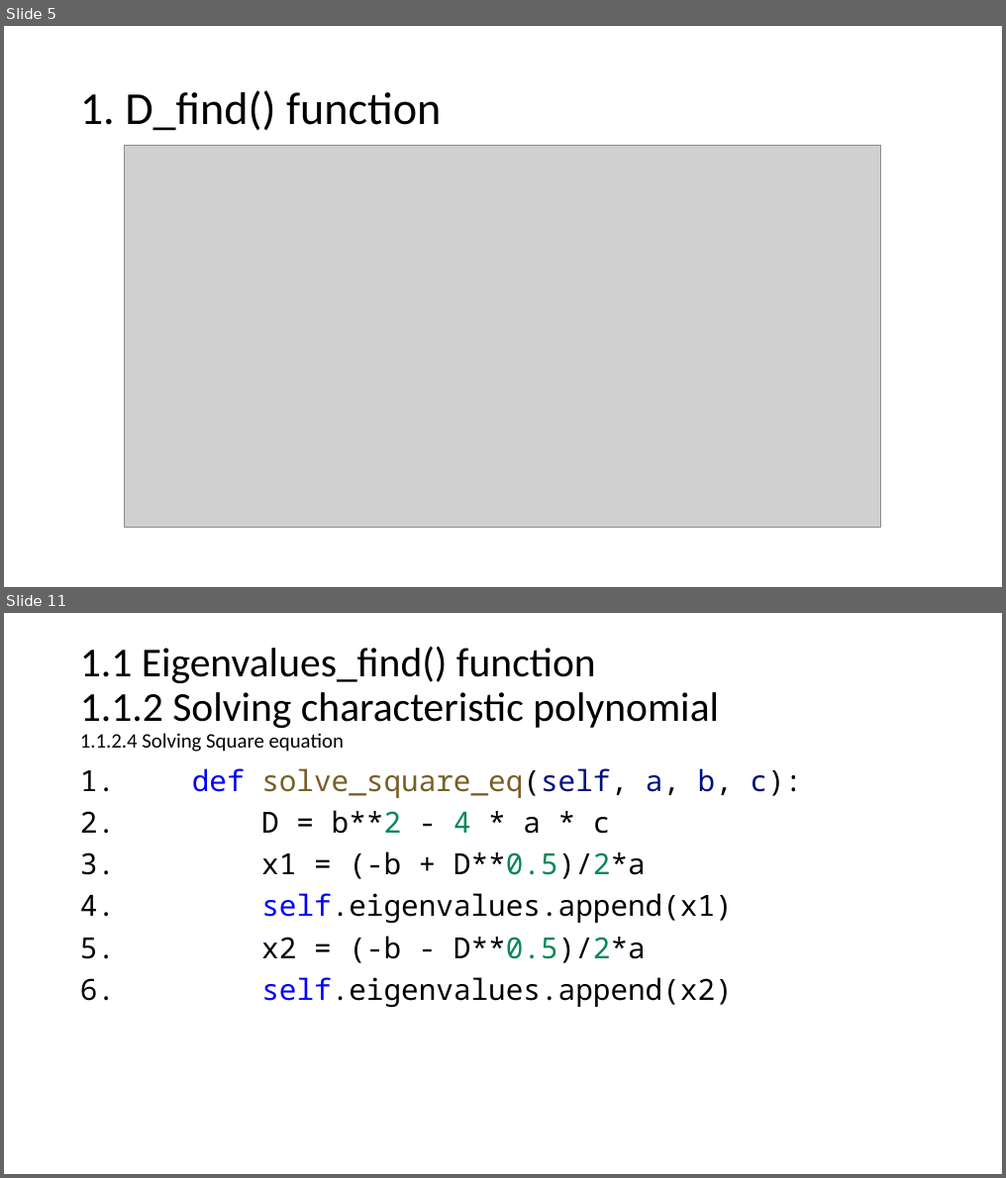
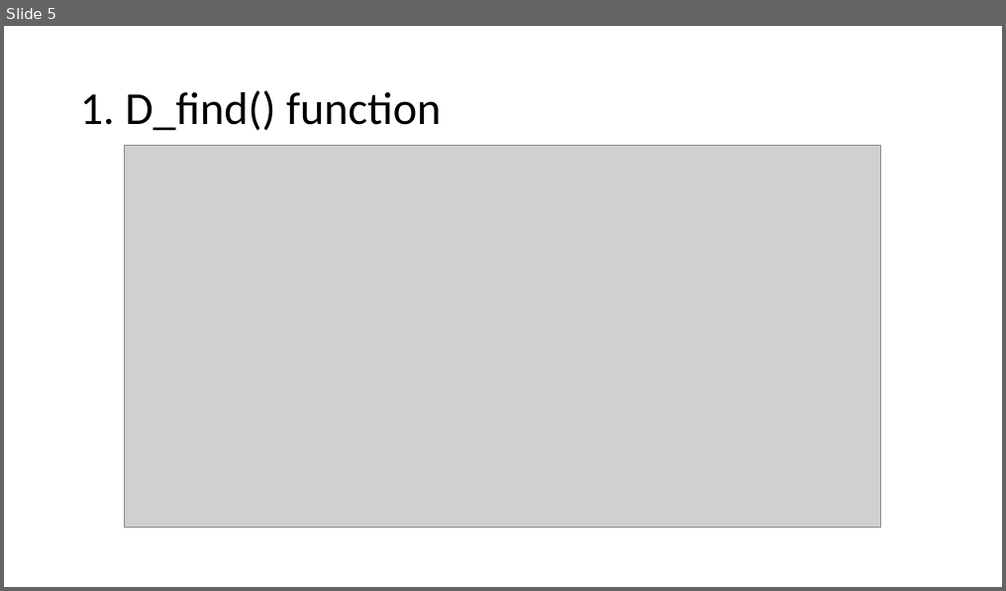
Before and after one commit to netalydana28/Python2, a slide deck: project3/algebra.pptx. Shown one above the other, each under a label of ours: slides 5 and 11 before the commit, slide 5 after it; the slides between them are not shown. The pictures are 1006x1178 and 1006x591 pixels, drawn with LibreOffice and Linux fonts; fonts in the diff are those of the drawing; grey boxes stand for pictures. Boxes give left, top, right and bottom in pixels: in the first picture for what was removed or moved away, otherwise in the second. Text is boxed around its words. In the diff, an @@ line names an element or a change of style, - is before the commit and + after.

```diff
--- a/project3/algebra.pptx
+++ b/project3/algebra.pptx
@@ slide 11 removed at <box>4,613,1002,1174</box>, background #FFFFFF @@
@@ title removed at <box>80,646,719,752</box> @@
-1.1 Eigenvalues_find() function
-1.1.2 Solving characteristic polynomial
-1.1.2.4 Solving Square equation
@@ text removed at <box>192,768,803,1008</box> @@
-1. def solve_square_eq(self, a, b, c):
-2. D = b**2 - 4 * a * c
-3. x1 = (-b + D**0.5)/2*a
-4. self.eigenvalues.append(x1)
-5. x2 = (-b - D**0.5)/2*a
-6. self.eigenvalues.append(x2)
```
Also in this commit, not shown: 4 slides changed, 13 slides added, 4 other slides removed, 2 other files.
